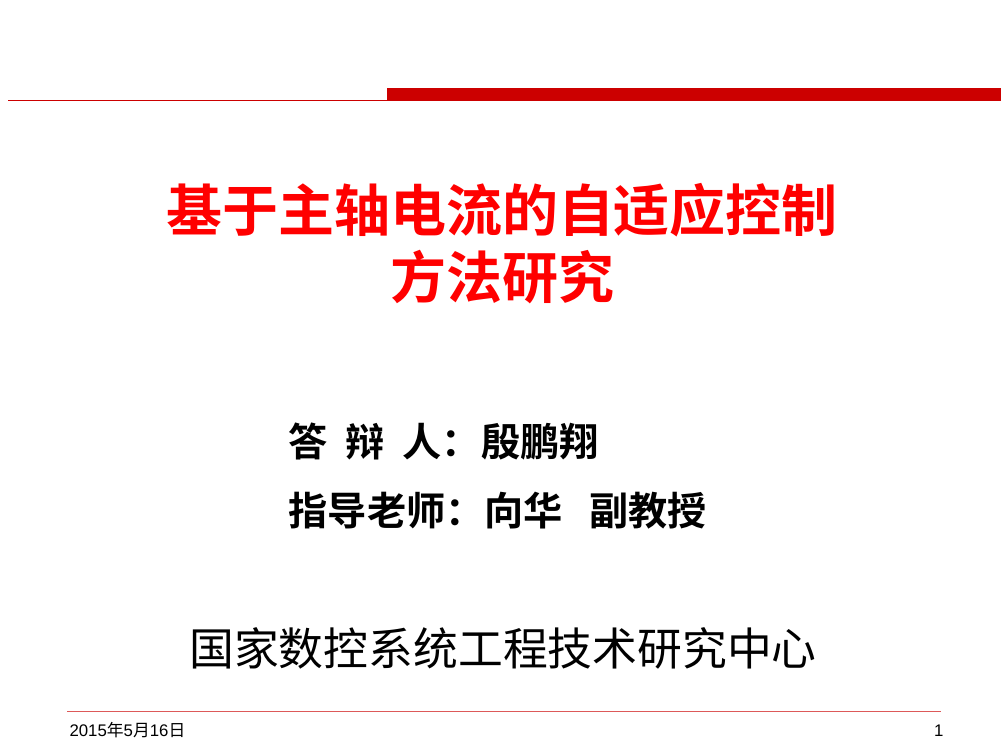
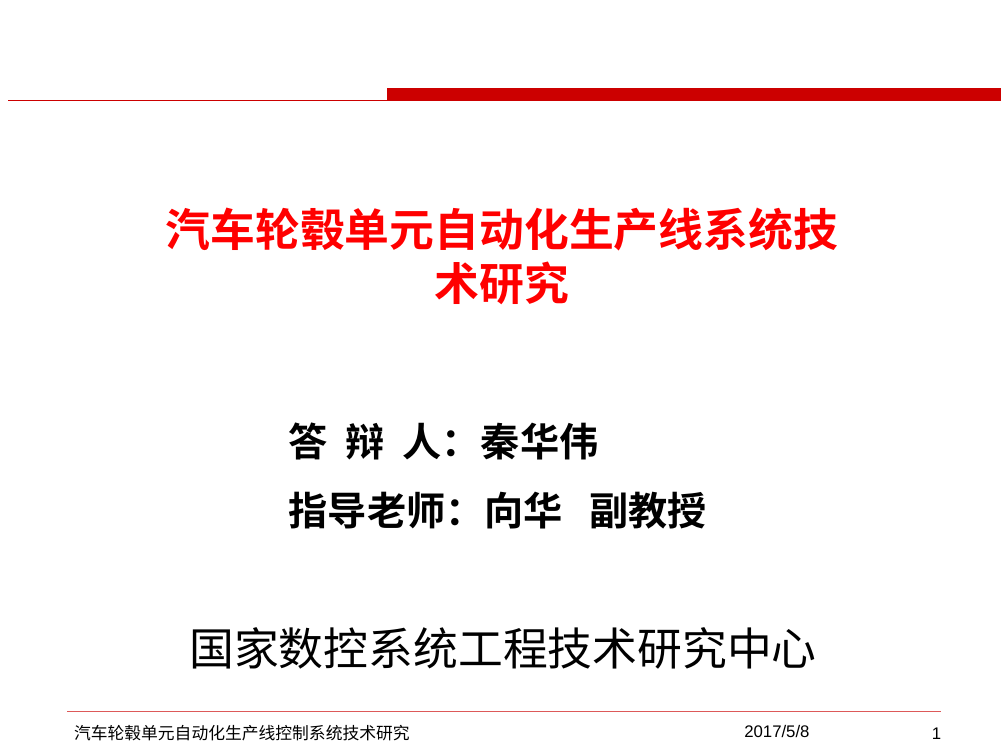
Before and after one commit to spiritking416/software, a slide deck: slide 1 of 硕士论文/毕业答辩ppt-秦华伟v1.pptx. Drawn at 1008x756 pixels with LibreOffice and Linux fonts; fonts in the diff are those of the drawing; background and template pictures are left out. Boxes give left, top, right and bottom in pixels: in the first picture for what was removed or moved away, otherwise in the second. Text is boxed around its words. In the diff, an @@ line names an element or a change of style, - is before the commit and + after.

```diff
--- a/硕士论文/毕业答辩ppt-秦华伟v1.pptx
+++ b/硕士论文/毕业答辩ppt-秦华伟v1.pptx
@@ text at (166, 207, 838, 304): text changed; size 40 to 32 pt @@
-基于主轴电流的自适应控制
-方法研究
+汽车轮毂单元自动化生产线系统技术研究
@@ text at (289, 422, 599, 460): text changed @@
-答 辩 人：殷鹏翔
+答 辩 人：秦华伟
@@ text removed at (70, 722, 186, 738) @@
-2015年5月16日
@@ text added at (74, 725, 410, 741), 12 pt, text #000000 @@
+汽车轮毂单元自动化生产线控制系统技术研究
@@ text added at (744, 725, 809, 737), 12 pt, text #000000 @@
+2017/5/8
```
Also in this commit, not shown: 2 other slides changed, 4 slides added, 38 slides removed, 40 other files.
